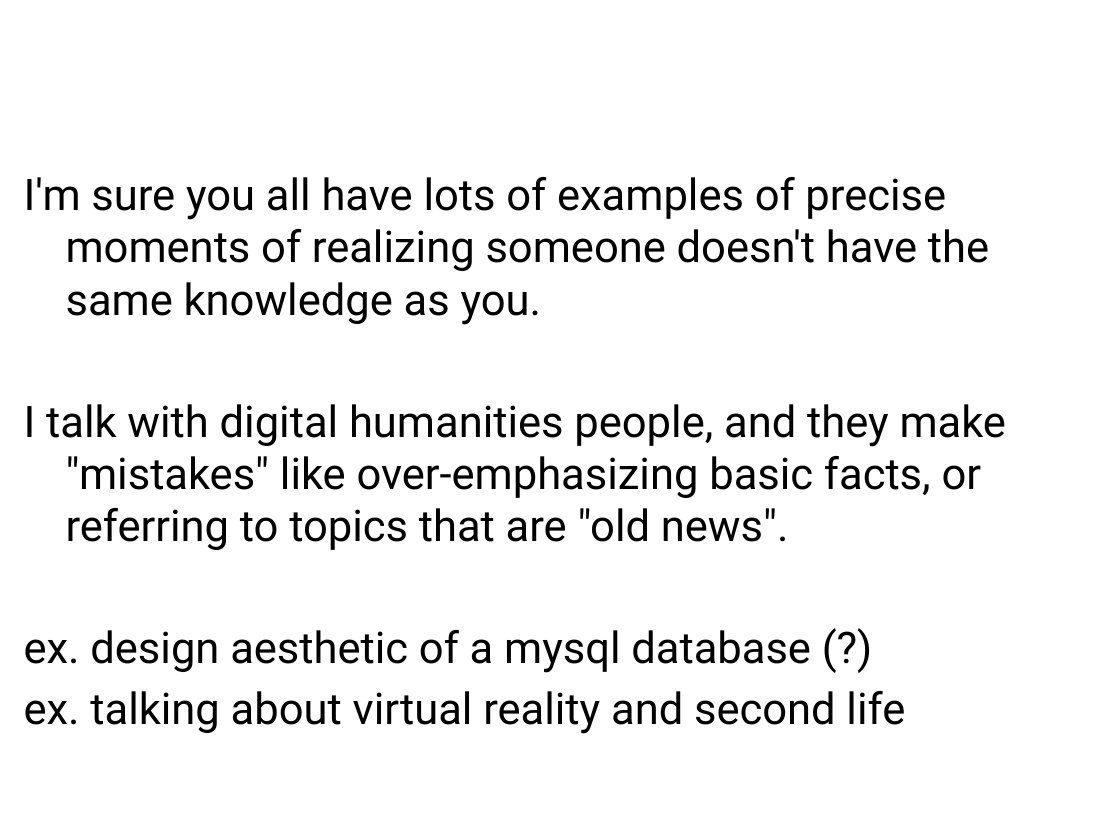
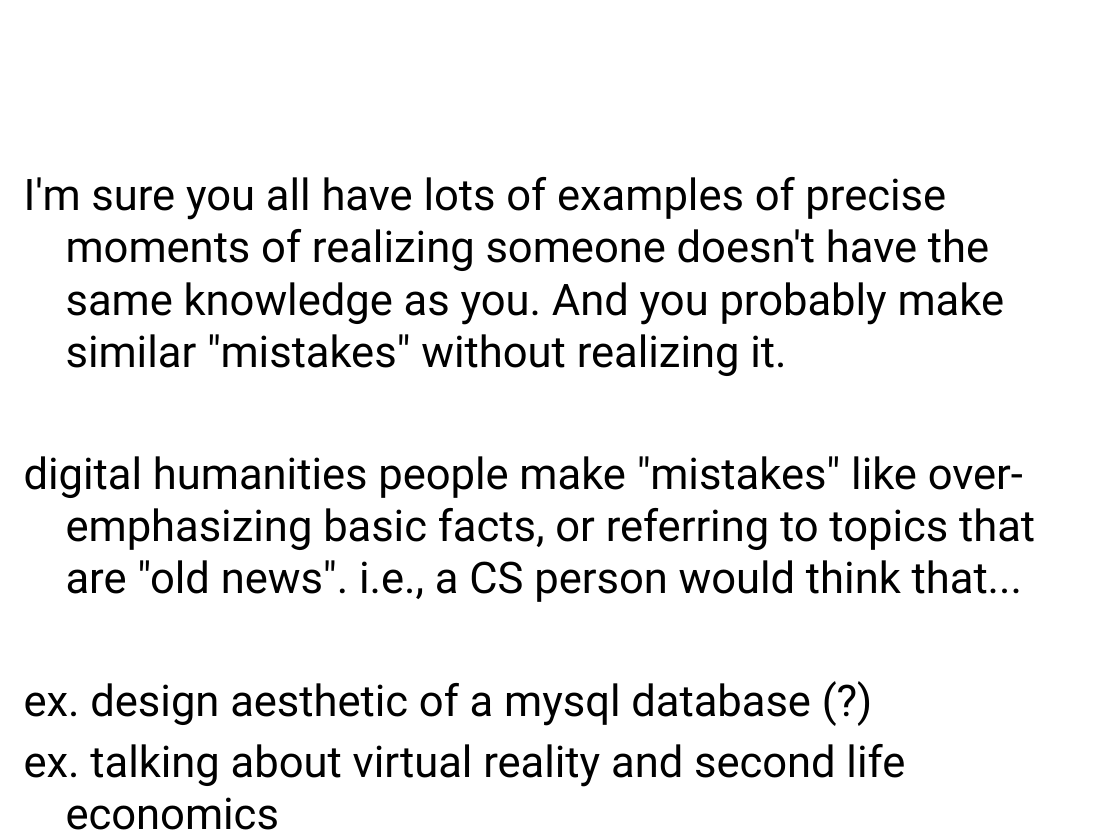
Before and after one commit to angusforbes/mat200c, a slide deck: slide 7 of slides/week2_day1.pptx. Drawn at 1120x840 pixels with LibreOffice and Linux fonts; fonts in the diff are those of the drawing. Boxes give left, top, right and bottom in pixels: in the first picture for what was removed or moved away, otherwise in the second. Text is boxed around its words. In the diff, an @@ line names an element or a change of style, - is before the commit and + after.

```diff
--- a/slides/week2_day1.pptx
+++ b/slides/week2_day1.pptx
@@ text at (x1=24, y1=177, x2=1035, y2=602): text changed @@
-I'm sure you all have lots of examples of precise moments of realizing someone doesn't have the same knowledge as you.
-I talk with digital humanities people, and they make "mistakes" like over-emphasizing basic facts, or referring to topics that are "old news".
+I'm sure you all have lots of examples of precise moments of realizing someone doesn't have the same knowledge as you. And you probably make similar "mistakes" without realizing it.
+digital humanities people make "mistakes" like over-emphasizing basic facts, or referring to topics that are "old news". i.e., a CS person would think that...
@@ text at (x1=24, y1=744, x2=905, y2=787): text changed @@
-ex. talking about virtual reality and second life
+ex. talking about virtual reality and second life economics
```
Also in this commit, not shown: 1 slide removed, 9 other files.
